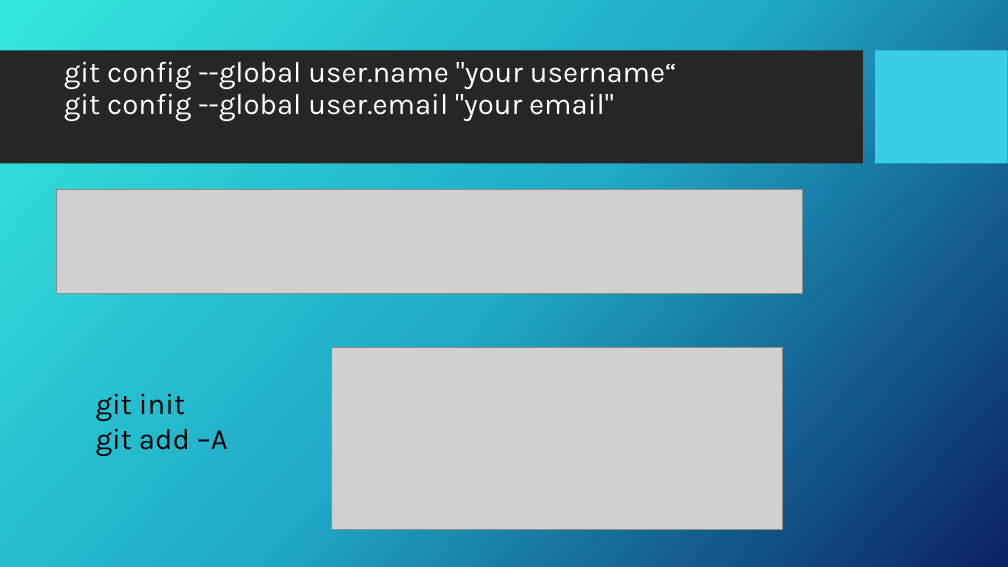
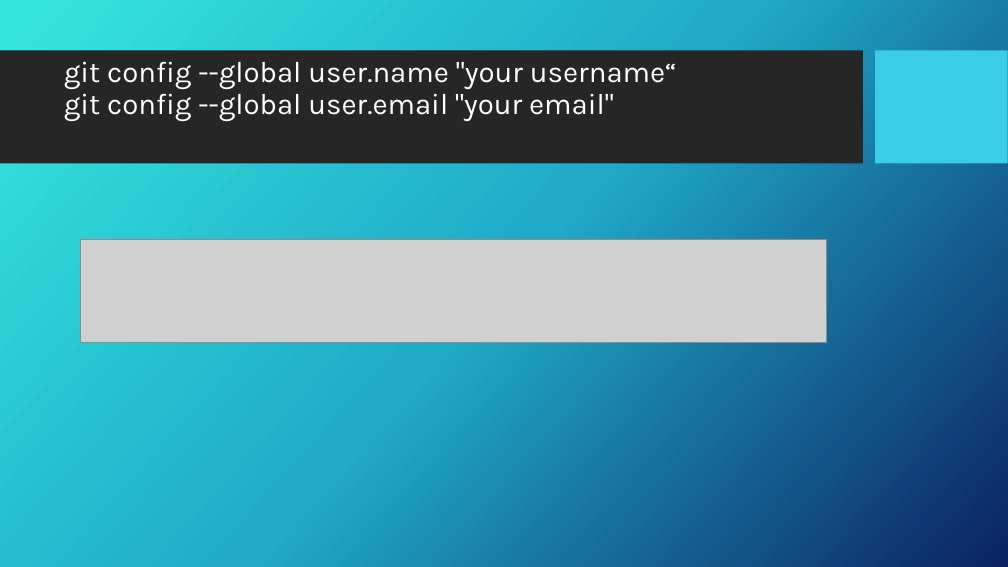
Before and after one commit to CharineePalm/interview_rails, a slide deck: slide 12 of presentation.pptx. Drawn at 1008x567 pixels with LibreOffice and Linux fonts; fonts in the diff are those of the drawing; grey boxes stand for pictures; background and template pictures are left out. Boxes give left, top, right and bottom in pixels: in the first picture for what was removed or moved away, otherwise in the second. Text is boxed around its words. In the diff, an @@ line names an element or a change of style, - is before the commit and + after.

```diff
--- a/presentation.pptx
+++ b/presentation.pptx
@@ picture: place and size @@
-picture at [56, 190, 802, 293]
+picture at [81, 239, 827, 342]
@@ picture removed at [331, 347, 783, 530] @@
@@ text removed at [96, 394, 228, 456] @@
-git init
-git add –A
```
Also in this commit, not shown: 3 other slides changed, 1 slide added.
